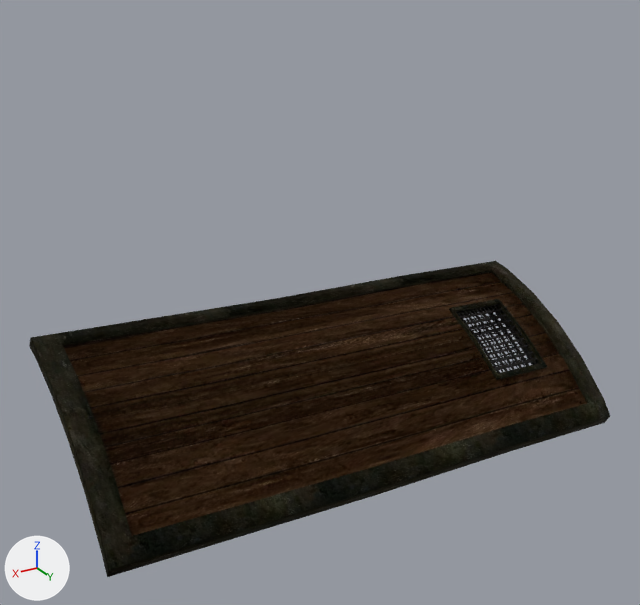
What one commit did to the glTF model assets/models/ITSH_DIV_SHIELD_TURMSCHILD_01.glb.
Camera for both pictures: a camera (50 mm lens) standing at (1.436, 2.122, 1.227) and looking at (0.2, 0.063, 0.198). The lights are fixed; the arrows at lower left show +X, +Y and +Z. Vertices at the same position are counted once.
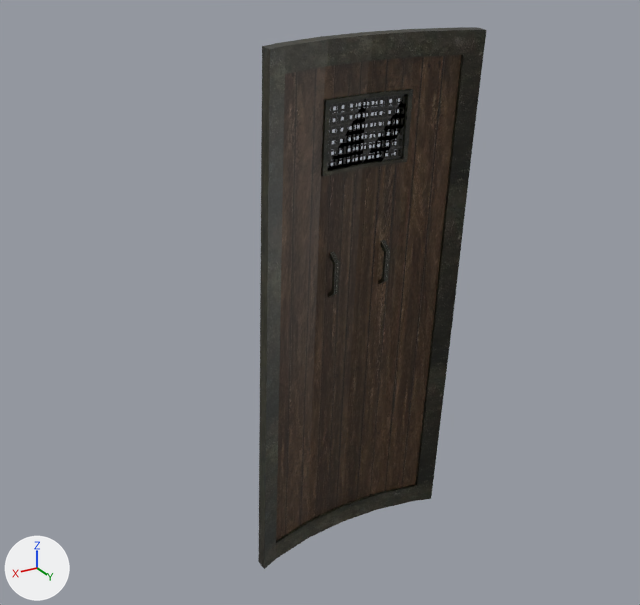
Boxes (x1, y1, x2, y2) around the edits, measured in the pictures (640 x 605 px; the box of a moved part takes in the faces that stretch with it):
'Mesh', surface changed, reshaped (61% narrower, 71% taller)
    before: (29, 261, 610, 577)
    after: (258, 27, 486, 569)
part 1 of me_mesh, moved or reshaped (not visible afterwards)
    before: (63, 272, 586, 536)
part 2 of me_mesh, moved or reshaped (not visible before)
    after: (276, 55, 461, 540)
part 3 of me_mesh, moved or reshaped (not visible before)
    after: (378, 240, 390, 284)
part 4 of me_mesh, moved or reshaped (not visible before)
    after: (328, 251, 340, 297)
part 5 of me_mesh, moved or reshaped
    before: (449, 299, 547, 380)
    after: (321, 89, 413, 176)
part 6 of me_mesh, moved or reshaped
    before: (29, 261, 610, 577)
    after: (258, 27, 486, 569)
part 7 of me_mesh, moved or reshaped
    before: (458, 304, 520, 373)
    after: (328, 94, 406, 167)
part 8 of me_mesh, surface changed
    before: (456, 304, 540, 374)
    after: (327, 97, 401, 171)

What changed in the scene script:
```text
Change mat_nw_ship_woodwall_03:
    mat_nw_ship_woodwall_03.metallic: 1.0 -> 0.0
    mat_nw_ship_woodwall_03.roughness: 1.0 -> 0.5
    mat_nw_ship_woodwall_03.texture: img_nw_ship_woodwall_03 -> img_nw_ship_woodwall_03_1
Change mat_obj_city_streetlamp_01:
    mat_obj_city_streetlamp_01.metallic: 1.0 -> 0.0
    mat_obj_city_streetlamp_01.roughness: 1.0 -> 0.5
    mat_obj_city_streetlamp_01.texture: img_obj_city_streetlamp_01 -> img_obj_city_streetlamp_01_1
Change me_mesh:
    remove me_mesh.from_pydata(...)  # 254 vertices, 388 faces; spans x -0.69..1.01, y -0.19..0.46, z -0.29..0.18
    add me_mesh.from_pydata(...)  # 254 vertices, 388 faces; spans x -0.32..0.39, y -0.1..0.14, z -0.74..0.95
    me_mesh part 1: the loose piece of 25 vertices spanning x -0.62..0.93, y -0.12..0.41, z -0.21..0.16 is multiplied about its middle by the matrix ((0.022, 0.893, -0.45), (-0.018, -0.449, -0.893), (-1.0, 0.028, 0.006)), then moved by (-0.12, -0.14, 0.13)
    me_mesh part 2: the loose piece of 25 vertices spanning x -0.62..0.94, y -0.13..0.4, z -0.23..0.14 is multiplied about its middle by the matrix ((0.022, 0.893, -0.45), (-0.018, -0.449, -0.893), (-1.0, 0.028, 0.006)), then moved by (-0.12, -0.11, 0.15)
    me_mesh part 3: the loose piece of 16 vertices spanning x -0.07..0.08, y 0.05..0.08, z -0.01..0.02 is multiplied about its middle by the matrix ((0.022, 0.893, -0.45), (-0.018, -0.45, -0.893), (-1.0, 0.028, 0.006)), then moved by (-0.06, -0.04, 0.25)
    me_mesh part 4: the loose piece of 16 vertices spanning x -0.06..0.08, y 0.22..0.25, z -0.1..-0.06 is multiplied about its middle by the matrix ((0.022, 0.893, -0.45), (-0.018, -0.45, -0.893), (-1.0, 0.028, 0.006)), then moved by (0.12, -0.2, 0.34)
    me_mesh part 5: the loose piece of 48 vertices spanning x -0.53..-0.31, y 0.02..0.3, z -0.14..0.06 is multiplied about its middle by the matrix ((0.022, 0.893, -0.45), (-0.018, -0.449, -0.893), (-1.0, 0.028, 0.006)), then moved by (0.45, -0.12, 0.72)
    me_mesh part 6: the loose piece of 112 vertices spanning x -0.69..1.01, y -0.19..0.46, z -0.29..0.18 is multiplied about its middle by the matrix ((0.022, 0.893, -0.45), (-0.018, -0.449, -0.893), (-1.0, 0.028, 0.006)), then moved by (-0.12, -0.09, 0.16)
    me_mesh part 7
    me_mesh.vertices[242].co: (-0.33, 0.04, 0.04) -> (0.04, 0.03, 0.59)  # not seen -> pixel (362, 163)
    me_mesh.vertices[243].co: (-0.52, 0.04, 0.03) -> (0.17, 0.04, 0.58)  # pixel (497, 304) -> not seen
    me_mesh.vertices[244].co: (-0.32, 0.17, -0.02) -> (0.04, 0.04, 0.78)  # not seen -> pixel (366, 97)
    me_mesh.vertices[245].co: (-0.32, 0.04, 0.02) -> (0.17, 0.05, 0.78)
    me_mesh.vertices[246].co: (-0.52, 0.03, 0.01) -> (-0.1, 0.03, 0.59)  # pixel (495, 307) -> pixel (401, 157)
    me_mesh.vertices[247].co: (-0.32, 0.16, -0.03) -> (-0.1, 0.05, 0.78)
    me_mesh.vertices[248].co: (-0.51, 0.27, -0.12) -> (0.17, 0.04, 0.78)
    me_mesh.vertices[249].co: (-0.51, 0.16, -0.05) -> (0.04, 0.02, 0.78)  # pixel (517, 335) -> not seen
    me_mesh.vertices[250].co: (-0.32, 0.27, -0.11) -> (0.17, 0.02, 0.59)
    me_mesh.vertices[251].co: (-0.51, 0.28, -0.1) -> (0.04, 0.01, 0.59)  # not seen -> pixel (358, 161)
    me_mesh.vertices[252].co: (-0.51, 0.17, -0.03) -> (-0.1, 0.03, 0.78)  # pixel (520, 332) -> not seen
    me_mesh.vertices[253].co: (-0.32, 0.28, -0.09) -> (-0.1, 0.01, 0.59)
    me_mesh part 8: 3 kept faces spanning x -0.1..0.17, y 0.01..0.04, z 0.58..0.78 get new texture (UV) coordinates
    me_mesh part 9: the surface is now shaded flat
```
